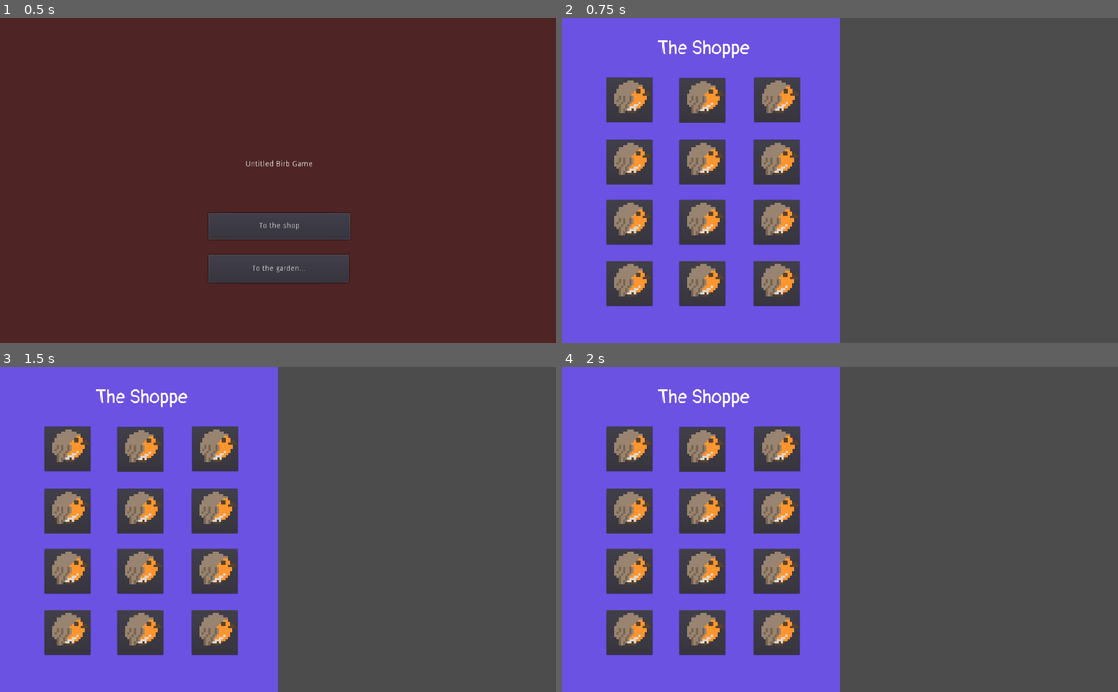
Above: before the commit, frames 1-4 (two rows, left to right).
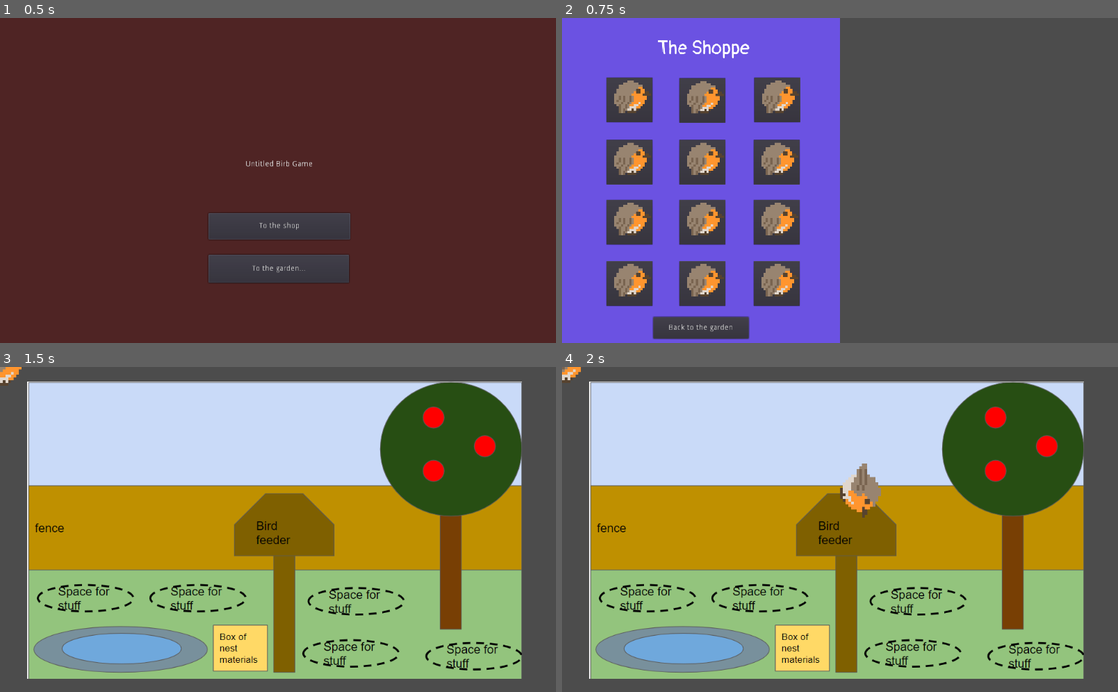
Above: after the commit, the same moments.

Repository: Binney/tori-atsume
Game: Godot game, scene res://Splash.tscn
Same seed, same stepped clock (60 frames per second), same inputs: the game is played once before the commit and once after it.
Inputs (mouse positions are in pixels of both pictures, inside the frame that each line leads up to):
- Up to frame 1 (0.5 s): no input
- Up to frame 2 (0.75 s): click "To the shop" at 0.5 s
- Up to frame 3 (1.5 s): click (139, 675) at 1.25 s, where only the run after the commit has a clickable "Back to the garden"
- Up to frame 4 (2 s): no input

Frame 1 is identical in both runs. In frame 2, 1.3% of the frame differs, in the area x 16-34%, y 91-99%; in frame 3, 90%, in the area x 0-94%, y 0-100%; in frame 4, 90%.

Commit message:
Add a return to garden button

Diff:
--- a/project/ShopScreen.tscn
+++ b/project/ShopScreen.tscn
@@ -1,9 +1,11 @@
-[gd_scene load_steps=3 format=2]
+[gd_scene load_steps=4 format=2]
 
 [ext_resource path="res://burdart/robin1.png" type="Texture" id=1]
 [ext_resource path="res://pangolin.tres" type="DynamicFont" id=2]
+[ext_resource path="res://ShopScreen.gd" type="Script" id=3]
 
 [node name="ShopScreen" type="CanvasLayer"]
+script = ExtResource( 3 )
 
 [node name="ColorRect" type="ColorRect" parent="."]
 margin_right = 512.0
@@ -158,3 +160,14 @@
 __meta__ = {
 "_edit_use_anchors_": false
 }
+
+[node name="ReturnToGarden" type="Button" parent="."]
+margin_left = 168.0
+margin_top = 552.0
+margin_right = 344.0
+margin_bottom = 592.0
+text = "Back to the garden"
+__meta__ = {
+"_edit_use_anchors_": false
+}
+[connection signal="pressed" from="ReturnToGarden" to="." method="_on_ReturnToGarden_pressed"]
